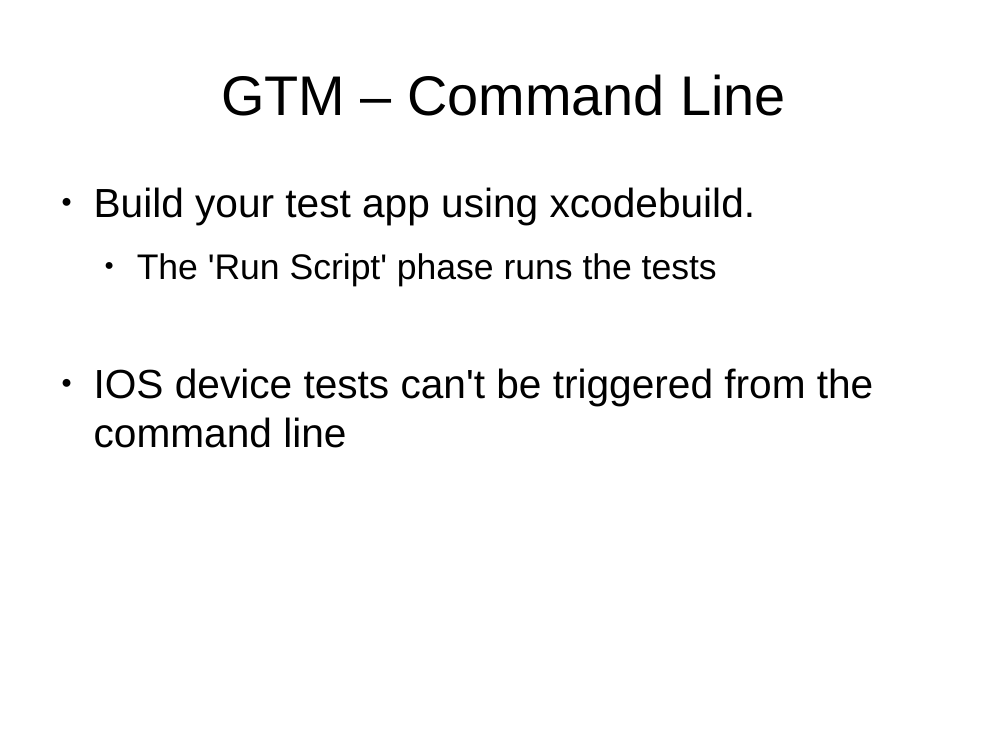
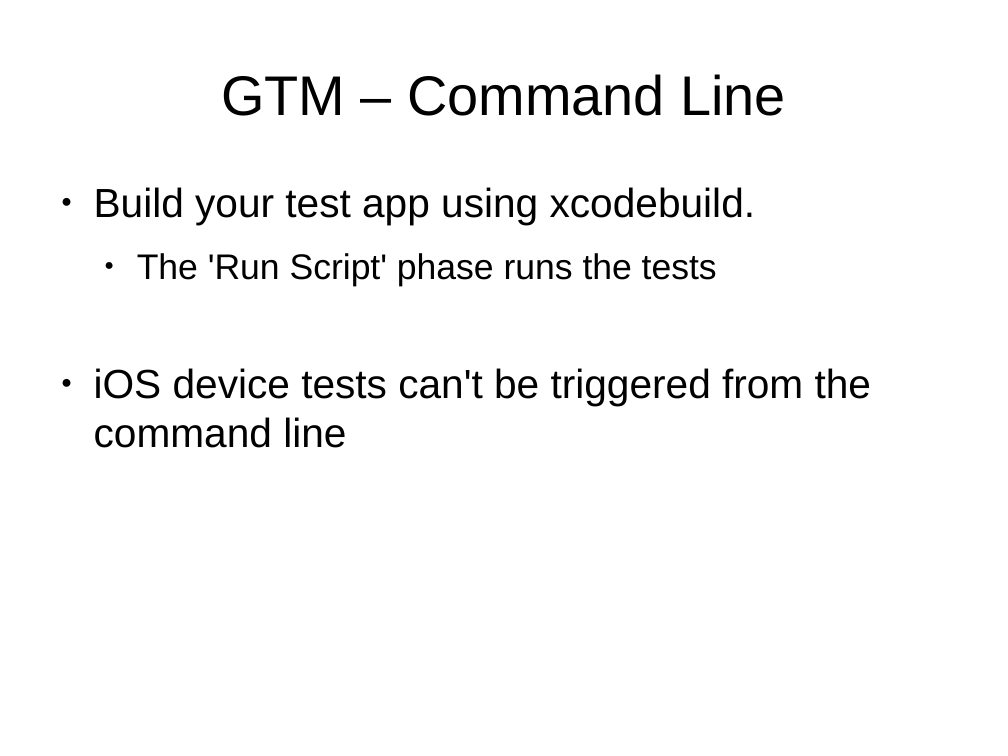
Before and after one commit to StlMobileDev/iPhone-Testing, a slide deck: slide 23 of Testing-Testing-iOS.odp. Drawn at 1008x756 pixels with LibreOffice and Linux fonts; fonts in the diff are those of the drawing. Boxes give left, top, right and bottom in pixels: in the first picture for what was removed or moved away, otherwise in the second. Text is boxed around its words. In the diff, an @@ line names an element or a change of style, - is before the commit and + after.

```diff
--- a/Testing-Testing-iOS.odp
+++ b/Testing-Testing-iOS.odp
@@ text at <box>94,368,871,448</box>: text changed @@
-● IOS device tests can't be triggered from the command line
+● iOS device tests can't be triggered from the command line
```
Also in this commit, not shown: 4 other slides changed, 9 slides added, 1 other file.
